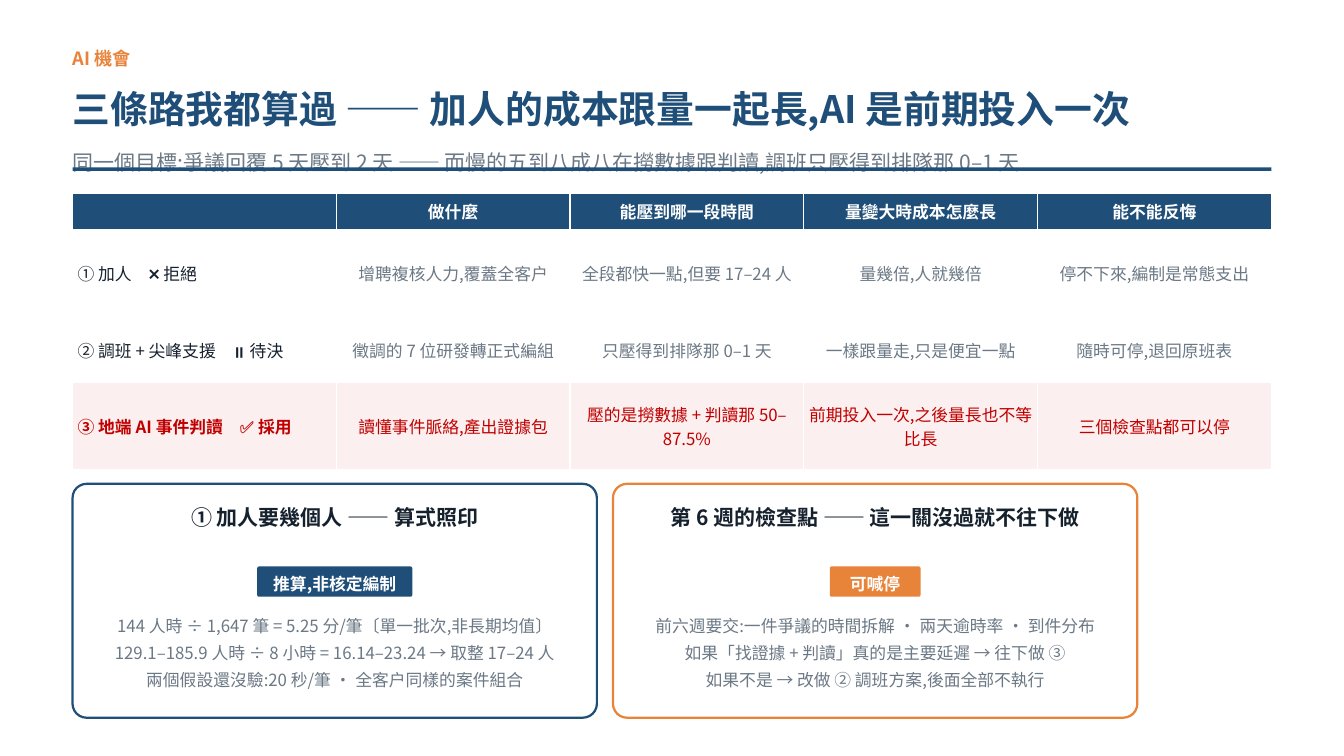
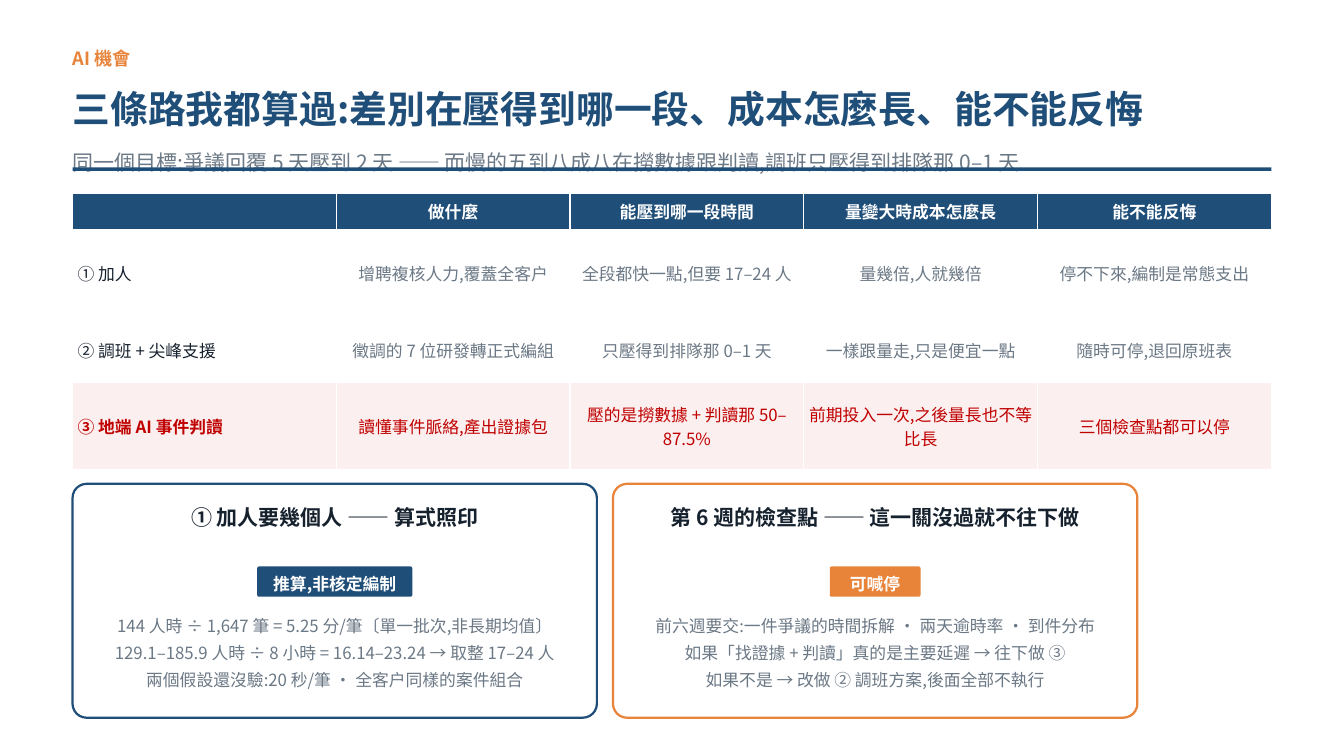
Before and after one commit to pokai-huang0828/UTS_workspace, a slide deck: slide 6 of Artificial Intelligence for Enterprises/Assessment3/Huang_26254793_421104_Assessment 3.pptx. Drawn at 1344x756 pixels with LibreOffice and Linux fonts; fonts in the diff are those of the drawing. Boxes give left, top, right and bottom in pixels: in the first picture for what was removed or moved away, otherwise in the second. Text is boxed around its words. In the diff, an @@ line names an element or a change of style, - is before the commit and + after.

```diff
--- a/Artificial Intelligence for Enterprises/Assessment3/Huang_26254793_421104_Assessment 3.pptx
+++ b/Artificial Intelligence for Enterprises/Assessment3/Huang_26254793_421104_Assessment 3.pptx
@@ text at box(73, 90, 1144, 127): text changed @@
-三條路我都算過 —— 加人的成本跟量一起長,AI 是前期投入一次
+三條路我都算過:差別在壓得到哪一段、成本怎麼長、能不能反悔
@@ table at box(73, 194, 1272, 470) @@
-row 2, column 1: ① 加人 ❌ 拒絕
+row 2, column 1: ① 加人
-row 3, column 1: ② 調班 + 尖峰支援 ⏸ 待決
+row 3, column 1: ② 調班 + 尖峰支援
-row 4, column 1: ③ 地端 AI 事件判讀 ✅ 採用
+row 4, column 1: ③ 地端 AI 事件判讀
```
Also in this commit, not shown: 5 other files.
